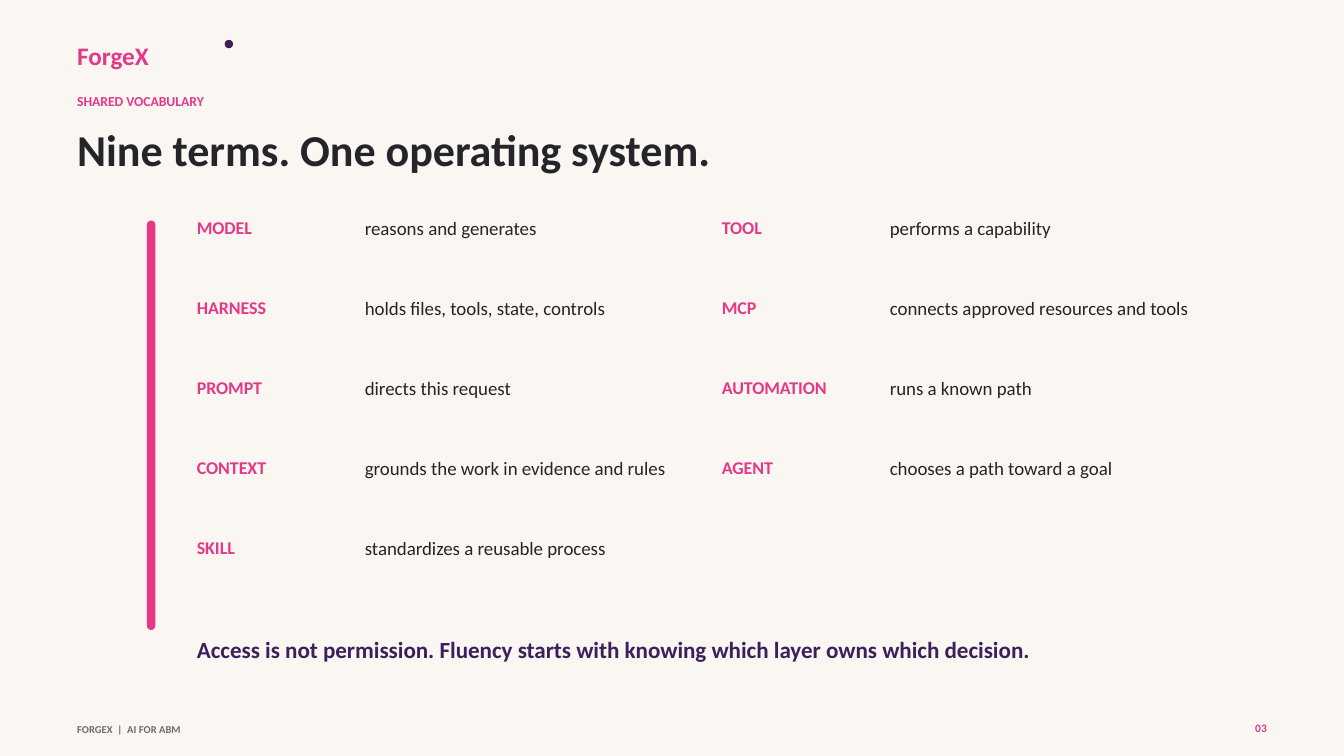
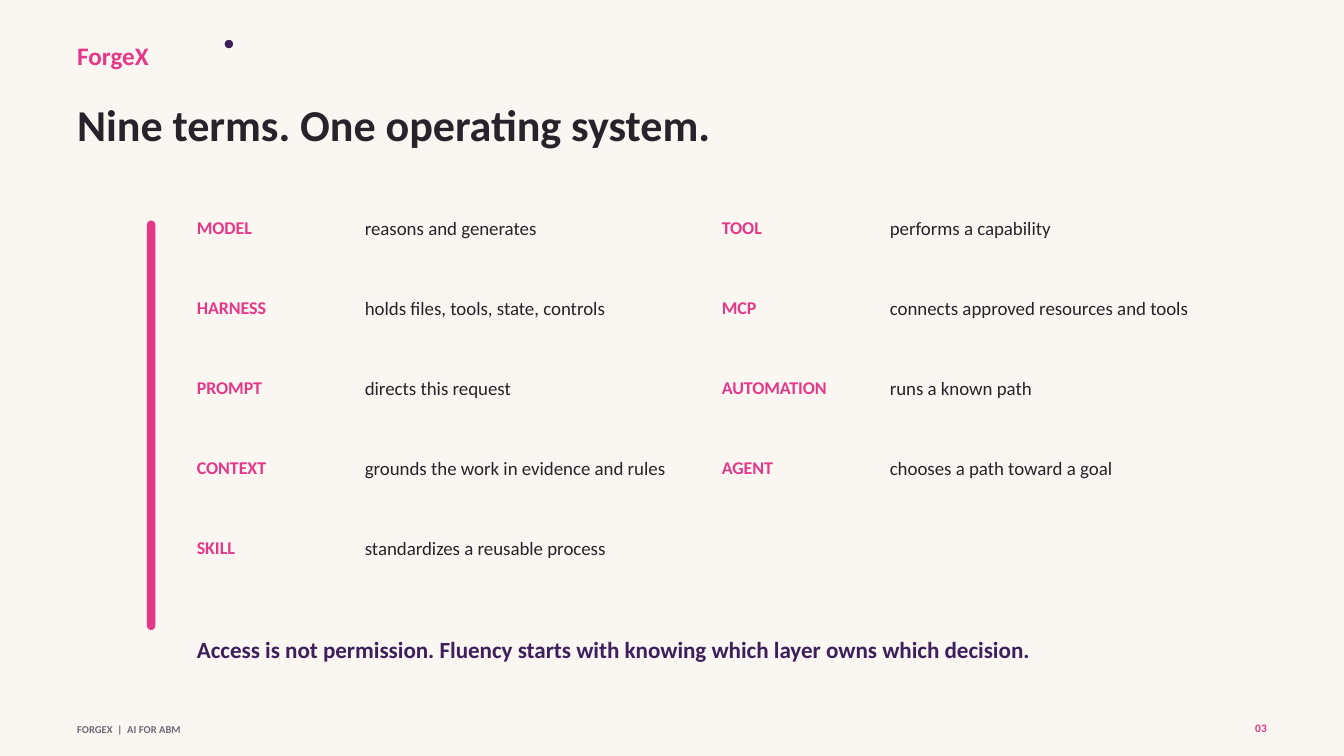
Before and after one commit to 0xTrey/forgex-practical-abm-skills, a slide deck: slide 3 of webinar/2026-09-17-ai-for-abm-foundations/deliverables/forgex-ai-for-abm-webinar-deck.pptx. Drawn at 1344x756 pixels with LibreOffice and Linux fonts; fonts in the diff are those of the drawing. Boxes give left, top, right and bottom in pixels: in the first picture for what was removed or moved away, otherwise in the second. Text is boxed around its words. In the diff, an @@ line names an element or a change of style, - is before the commit and + after.

```diff
--- a/webinar/2026-09-17-ai-for-abm-foundations/deliverables/forgex-ai-for-abm-webinar-deck.pptx
+++ b/webinar/2026-09-17-ai-for-abm-foundations/deliverables/forgex-ai-for-abm-webinar-deck.pptx
@@ text "Nine terms. One operating system.": place and size @@
-text "Nine terms. One operating system." at bbox=[77, 135, 710, 174]
+text "Nine terms. One operating system." at bbox=[77, 110, 710, 149]
@@ text removed at bbox=[77, 97, 204, 106] @@
-SHARED VOCABULARY
```
Also in this commit, not shown: 20 other slides changed, 34 other files.
